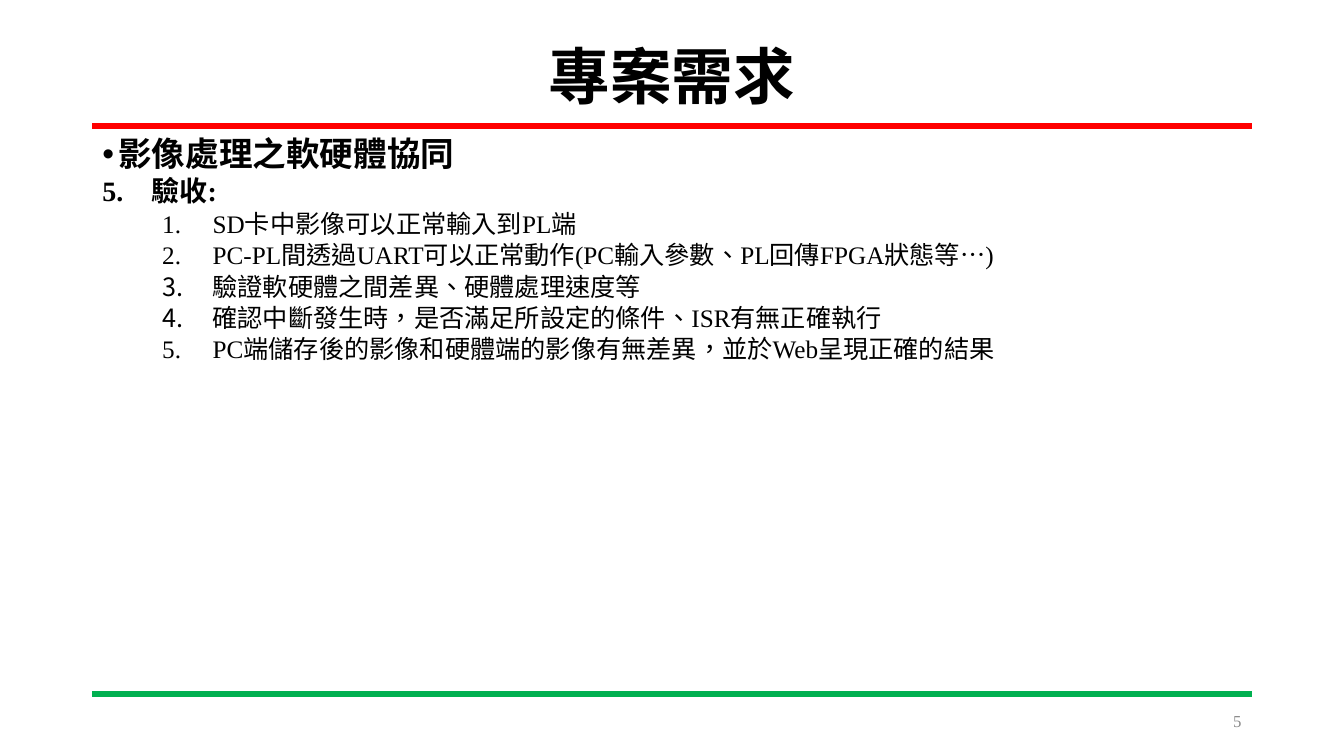
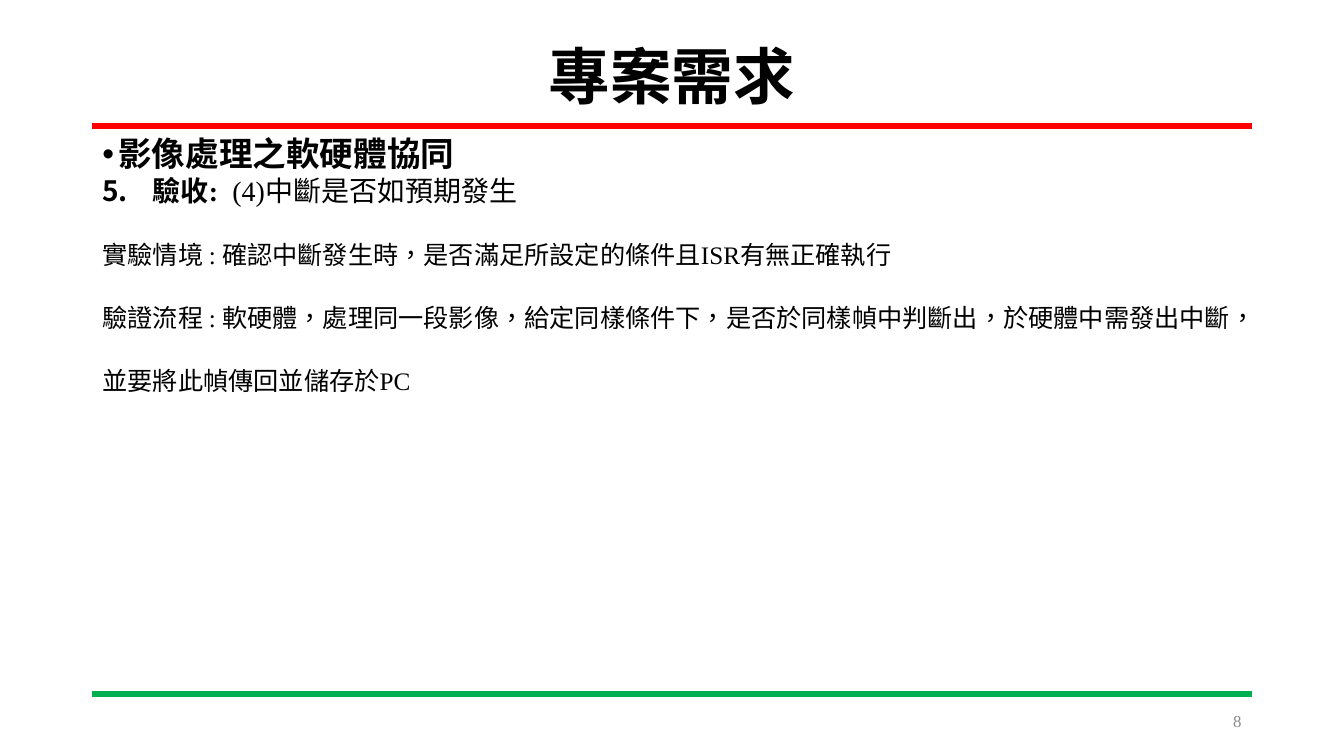
Before and after one commit to HOURFA/SoC_course, a slide deck: slide 8 of final_project/N03-DevelopmentLog/SoC_Final_project.pptx (slide 5 before the commit). Drawn at 1344x756 pixels with LibreOffice and Linux fonts; fonts in the diff are those of the drawing. Boxes give left, top, right and bottom in pixels: in the first picture for what was removed or moved away, otherwise in the second. Text is boxed around its words. In the diff, an @@ line names an element or a change of style, - is before the commit and + after.

Commit message:
11.30 (1)制定驗證方法 (2)新增架構、流程圖

```diff
--- a/final_project/N03-DevelopmentLog/SoC_Final_project.pptx
+++ b/final_project/N03-DevelopmentLog/SoC_Final_project.pptx
@@ text at bbox=[102, 177, 1255, 392]: text changed @@
-5. 驗收:
-  1. SD卡中影像可以正常輸入到PL端
-  2. PC-PL間透過UART可以正常動作(PC輸入參數、PL回傳FPGA狀態等…)
-  3. 驗證軟硬體之間差異、硬體處理速度等
-  4. 確認中斷發生時，是否滿足所設定的條件、ISR有無正確執行
-  5. PC端儲存後的影像和硬體端的影像有無差異，並於Web呈現正確的結果
+5. 驗收: (4)中斷是否如預期發生
+實驗情境 : 確認中斷發生時，是否滿足所設定的條件且ISR有無正確執行
+驗證流程 : 軟硬體，處理同一段影像，給定同樣條件下，是否於同樣幀中判斷出，於硬體中需發出中斷，
+並要將此幀傳回並儲存於PC
@@ page number at bbox=[1233, 716, 1241, 727]: text changed @@
-5
+8
```
Also in this commit, not shown: 1 other slide changed, 8 slides added, 1 other file.
